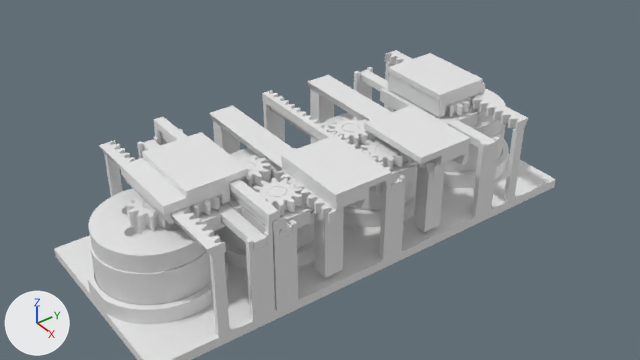
Before and after pictures for a commit that changed the Blender file 3-0/koncepty_ABVG/ryad_V4b.blend.
One viewpoint serves both versions: the file's camera 'Камера'. The lights are fixed; the arrows at lower left show +X, +Y and +Z. The first picture is the older version.

The first picture shows 'base_row', 'beam_f', 'fix_o 1', 'most 2', 'most 3', 'motor 1', 'платформа 1', 'площадка 1', 'площадка 2', 'площадка 3', 'площадка 4', 'тележка 2' and 28 more.
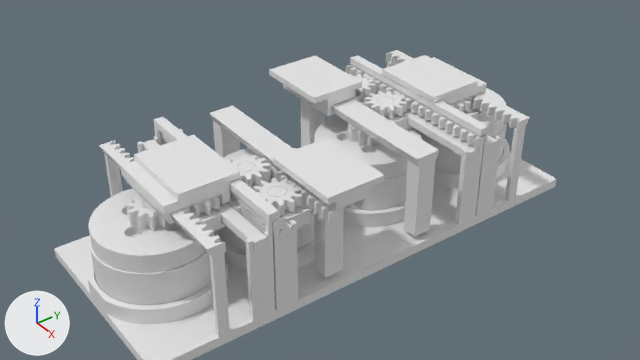
ob_модуль_3 is not drawn itself; it is the parent of ob_fix_3, ob_beam_3, ob_most_3, ob_motor_3, ob_платформа_3, ob_шестерня_мотора_3, ob_ползун_3, ob_плав_3_1.
ob_модуль_4 is not drawn itself; it is the parent of ob_fix_o_4, ob_beam_4, ob_motor_4, ob_платформа_4, ob_шестерня_мотора_4, ob_ползун_4, ob_плав_4_1, ob_плав_4_2.

Changed parts and their boxes [x1, y1, x2, y2] in the pictures (640 x 360 px; the box of a moved part takes in the faces that stretch with it):
'base_row', reshaped
    before: [54, 62, 556, 360]
    after: [54, 61, 557, 360]
'most 3', turned
    before: [307, 75, 445, 232]
    after: [301, 98, 439, 237]
'площадка 3', reshaped, turned
    before: [364, 105, 471, 164]
    after: [269, 55, 362, 103]
'площадка 1', reshaped (6% narrower)
    before: [120, 132, 248, 207]
    after: [120, 135, 240, 207]
'площадка 2', reshaped
    before: [281, 135, 392, 202]
    after: [273, 138, 385, 205]
'площадка 4', reshaped, moved (8% wider)
    before: [388, 53, 485, 101]
    after: [382, 55, 487, 103]
'fix 3', turned
    before: [262, 90, 397, 185]
    after: [346, 65, 485, 149]
'beam_f', reshaped (165% wider, 58% taller)
    before: [153, 117, 279, 222]
    after: [153, 55, 489, 222]
'платформа 3', turned (mostly hidden before)
    before: [324, 113, 418, 166]
    after: [314, 116, 422, 179]
'плав 3.1', turned
    before: [328, 117, 373, 148]
    after: [364, 91, 407, 119]
'motor 3', turned
    before: [345, 164, 418, 210]
    after: [345, 173, 407, 210]
'beam 3', turned
    before: [270, 107, 402, 192]
    after: [375, 91, 479, 160]
'fix_o 4', moved
    before: [385, 50, 528, 132]
    after: [386, 50, 530, 131]
'тележка 4', moved
    before: [388, 74, 485, 118]
    after: [441, 84, 487, 105]
'тележка 3', turned
    before: [381, 139, 469, 177]
    after: [283, 84, 360, 116]
'motor 4', moved
    before: [444, 124, 506, 172]
    after: [421, 123, 507, 172]
'beam 4', moved
    before: [360, 70, 497, 152]
    after: [487, 136, 498, 152]
'плав 3.2', turned
    before: [361, 137, 408, 170]
    after: [349, 74, 376, 100]
'ползун 3', turned
    before: [312, 124, 415, 194]
    after: [360, 80, 418, 130]
'платформа 4', moved
    before: [472, 89, 506, 138]
    after: [419, 88, 507, 142]
'ползун 4', moved (mostly hidden afterwards)
    before: [380, 88, 478, 127]
    after: [422, 108, 479, 133]
'шестерня мотора 3', turned (mostly hidden before)
    before: [357, 118, 377, 140]
    after: [348, 123, 381, 147]
'плав 4.2', moved
    before: [445, 97, 471, 117]
    after: [450, 97, 472, 112]
part 1 of me_base_row, moved or reshaped
    before: [187, 62, 556, 360]
    after: [187, 61, 557, 360]
part 2 of me_beam_f, added
    after: [350, 55, 489, 136]
part 4 of me_pad1, moved or reshaped
    before: [281, 135, 392, 201]
    after: [273, 138, 385, 205]

The change, as a list of edits to the scene's bpy script:
```text
Change me_base_row:
    remove me_base_row.from_pydata(...)  # 1112 vertices, 2216 faces; spans x -25.0..25.0, y -60.4..60.0, z -100.1..26.3
    add me_base_row.from_pydata(...)  # 1116 vertices, 2228 faces; spans x -25.0..25.0, y -60.4..60.4, z 0.0..26.3
    me_base_row part 1: 252 vertices moved from x -25.0..25.0, y 0.9..60.0, z 0.0..23.4 to x -25.0..25.0, y 0.9..60.4, z 0.0..23.4; 180 vertices removed from x -25.0..25.0, y 0.0..52.4, z 2.5..23.4; 192 vertices added at x -25.0..25.0, y 0.9..52.8, z 2.5..26.3
    other edits to the shape of me_base_row do not show in these pictures
Change me_beam_f:
    remove me_beam_f.from_pydata(...)  # 8 vertices, 12 faces; spans x -25.0..25.0, y -31.2..-28.6, z 26.3..28.1
    add me_beam_f.from_pydata(...)  # 16 vertices, 24 faces; spans x -25.0..25.0, y -31.2..31.2, z 26.3..28.1
    me_beam_f part 2: a new loose piece, a box spanning x -25.0..25.0, y 28.6..31.2, z 26.3..28.1, in mat_beam_f (white #e7e7e7)
Change me_pad0:
    used by ob_площадка_1; parent = ob_модуль_1; location = (0.0, -15.5, 0.0)
    remove me_pad0.from_pydata(...)  # 16 vertices, 28 faces; spans x -10.0..10.0, y -3.4..17.1, z 28.1..29.9
    add me_pad0.from_pydata(...)  # 16 vertices, 28 faces; spans x -10.0..10.0, y -1.4..17.1, z 28.1..29.9
    me_pad0 part 3
    add for i in [0, 4, *range(6, 11), 12]: me_pad0.vertices[i].co += Vector((0.0, 2.0, 0.0))
Change me_pad1:
    used by ob_площадка_2; parent = ob_модуль_2; location = (19.28, -15.5, 0.0)
    remove me_pad1.from_pydata(...)  # 16 vertices, 28 faces; spans x -10.0..10.0, y 13.0..28.0, z 28.1..29.9
    add me_pad1.from_pydata(...)  # 16 vertices, 28 faces; spans x -10.0..10.0, y 11.0..26.0, z 28.1..29.9
    me_pad1 part 4
    1 vertex is removed from x 10.0, y 13.0, z 28.3
    5 faces are deleted
    7 vertices in x -10.0..10.0, y 13.0..28.0, z 28.3..29.9 move by (0.0, -2.0, 0.0)
    1 vertex is added at (10.0, 11.0, 28.3)
    5 new faces join them
Change me_pad2:
    used by ob_площадка_3; parent = ob_модуль_3; location = (18.58, -15.5, 0.0)
    remove me_pad2.from_pydata(...)  # 16 vertices, 28 faces; spans x -10.0..10.0, y 7.0..22.0, z 28.1..29.9
    add me_pad2.from_pydata(...)  # 16 vertices, 28 faces; spans x -10.0..10.0, y 11.0..26.0, z 28.1..29.9
    me_pad2 part 5
    1 vertex is removed from x -10.0, y 22.0, z 29.9
    8 faces are deleted
    7 vertices in x -10.0..10.0, y 7.0..22.0, z 28.3..29.9 move by (0.0, 4.0, 0.0)
    1 vertex is added at (-10.0, 26.0, 29.9)
    8 new faces join them
Change me_pad3:
    used by ob_площадка_4; parent = ob_модуль_4; location = (-1.381, -15.5, 0.0)
    remove me_pad3.from_pydata(...)  # 16 vertices, 28 faces; spans x -10.0..10.0, y 1.0..17.1, z 28.1..29.9
    add me_pad3.from_pydata(...)  # 16 vertices, 28 faces; spans x -10.0..10.0, y -1.4..17.1, z 28.1..29.9
    me_pad3 part 6
    add for i in [0, 4, *range(6, 11), 12]: me_pad3.vertices[i].co += Vector((0.0, -2.4, 0.0))
Change ob_модуль_3:
    ob_модуль_3.rotation_euler: (0.0, 0.0, 0.0) -> (0.0, 0.0, 3.142)  # degrees (0, 0, 0) -> degrees (0, 0, 180)
Change ob_модуль_4:
    ob_модуль_4.location: (0.0, 45.0, 0.0) -> (0.0, 45.4, 0.0)
```
